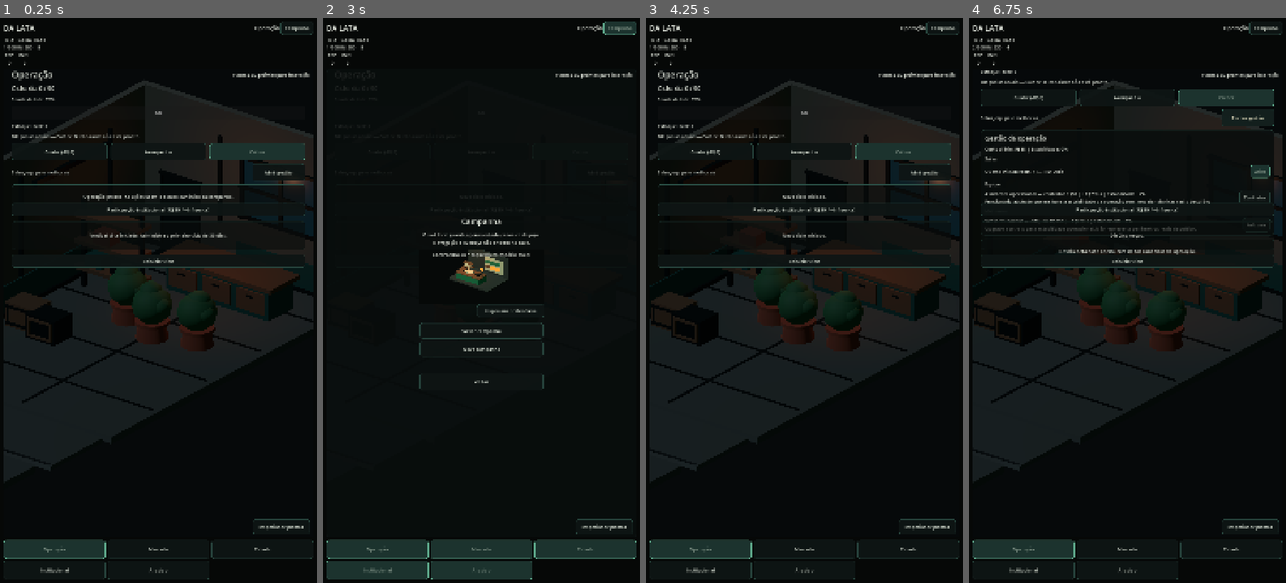
Above: before the commit, frames 1-4 (left to right).
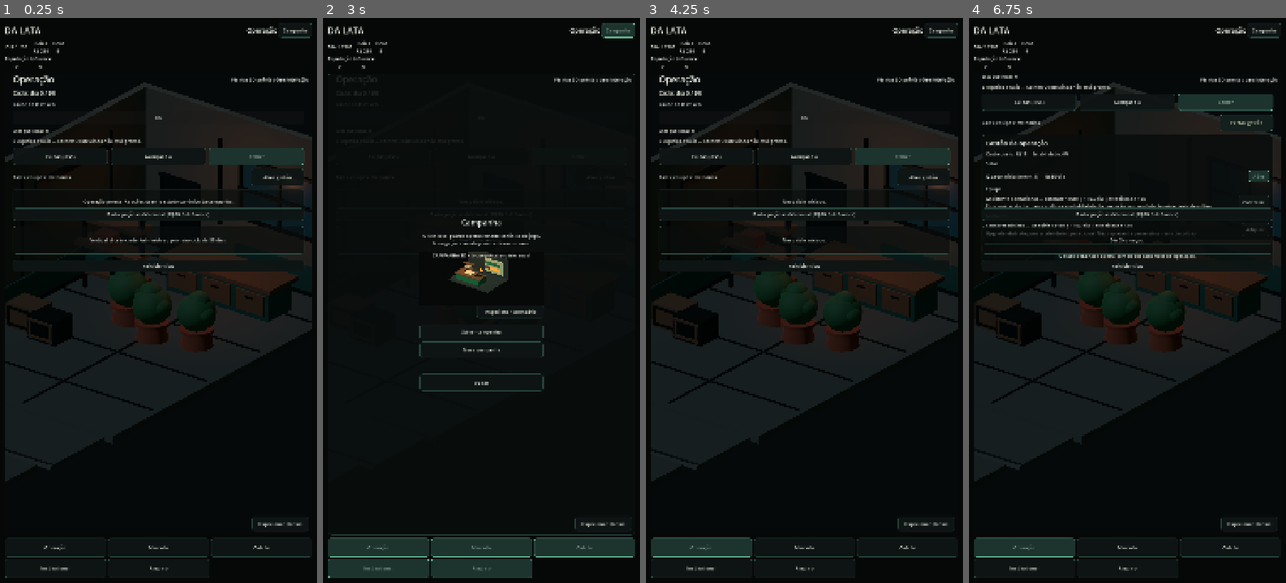
Above: after the commit, the same moments.

Repository: az1nn/growing-rio
Game: Godot game, scene res://scenes/shell/game_shell.tscn
The game is run twice, just before and just after one commit, with the same random seed, the same clock (stepped at 60 frames per second) and the same inputs.
Inputs:
- Up to frame 1 (0.25 s): no input
- Up to frame 2 (3 s): click "Reiniciar ciclo" at 0.5 s; click "Reiniciar ciclo" at 1.25 s; click "Reiniciar ciclo" at 2 s; click "Campanha" at 2.75 s
- Up to frame 3 (4.25 s): click "Voltar" at 3.5 s
- Up to frame 4 (6.75 s): click "Inspecionar plantas" at 4.25 s; click "Cuidar (-R$5)" at 5 s; click "Avançar dia" at 5.75 s; click "Abrir gestão" at 6.5 s

The runs differ from the first frame. In frame 1, 8.5% of the frame differs, in the area x 1-99%, y 0-100%; in frame 2, 4.4%; in frame 3, 7.2%; in frame 4, 9.2%.
Error after the commit: Attempt to call function 'has_signal' in base 'null instance' on a null instance. (res://scenes/shell/game_shell.gd:85)

Commit message:
feat(cena): mount Narrative 3D in interruption flow

Diff:
--- a/scenes/shell/game_shell.gd
+++ b/scenes/shell/game_shell.gd
@@ -59,6 +59,7 @@
 @onready var overlay_result: Label = %OverlayResult
 @onready var overlay_close_button: Button = %OverlayCloseButton
 @onready var campaign_diorama = %CampaignDiorama
+@onready var narrative_diorama = %NarrativeDiorama
 
 var current_destination := DESTINATION_OPERATION
 var active_overlay_id := ""
@@ -81,6 +82,8 @@
         )
     if campaign_diorama.has_signal("object_activated"):
         campaign_diorama.object_activated.connect(_on_campaign_diorama_object_activated)
+    if narrative_diorama.has_signal("object_activated"):
+        narrative_diorama.object_activated.connect(_on_narrative_diorama_object_activated)
     get_viewport().size_changed.connect(_on_viewport_size_changed)
     _refresh_global_status()
     apply_layout_for_size(_current_window_size())
@@ -134,7 +137,7 @@
     _clear_overlay_choices()
     overlay_close_button.visible = true
     overlay_host.visible = true
-    _sync_campaign_diorama_visibility()
+    _sync_overlay_diorama_visibility()
     _refresh_nav_state()
     return true
 
@@ -145,7 +148,7 @@
     active_overlay_id = ""
     overlay_requires_resolution = false
     overlay_host.visible = false
-    _sync_campaign_diorama_visibility()
+    _sync_overlay_diorama_visibility()
     overlay_result.text = ""
     _clear_overlay_choices()
     if DESTINATION_IDS.has(overlay_return_destination):
@@ -155,8 +158,9 @@
     call_deferred("_refresh_narrative_interruption")
     return true
 
-func _sync_campaign_diorama_visibility() -> void:
+func _sync_overlay_diorama_visibility() -> void:
     campaign_diorama.visible = active_overlay_id.begins_with("campaign:")
+    narrative_diorama.visible = active_overlay_id.begins_with("narrative:")
 
 func _on_campaign_diorama_object_activated(context_id: String, _object_id: String) -> void:
     if context_id != "campaign" or not active_overlay_id.begins_with("campaign:"):
@@ -167,6 +171,21 @@
     call_deferred("_focus_campaign_controls")
 
 func _focus_campaign_controls() -> void:
+    if overlay_choices.get_child_count() == 0:
+        return
+    var first_choice = overlay_choices.get_child(0)
+    if first_choice is Control:
+        first_choice.grab_focus()
+
+func _on_narrative_diorama_object_activated(context_id: String, _object_id: String) -> void:
+    if context_id != "narrative" or not active_overlay_id.begins_with("narrative:"):
+        return
+    overlay_result.text = (
+        "Evidência 3D selecionada. A escolha narrativa continua nos controles abaixo."
+    )
+    call_deferred("_focus_narrative_choices")
+
+func _focus_narrative_choices() -> void:
     if overlay_choices.get_child_count() == 0:
         return
     var first_choice = overlay_choices.get_child(0)
@@ -512,6 +531,7 @@
     overlay_result.text = ""
     overlay_close_button.visible = false
     _clear_overlay_choices()
+    _sync_overlay_diorama_visibility()
 
     var choice_labels: Dictionary = Dictionary(presentation.get("choice_labels", {}))
     for choice_id_value in Array(presentation.get("choice_ids", [])):
